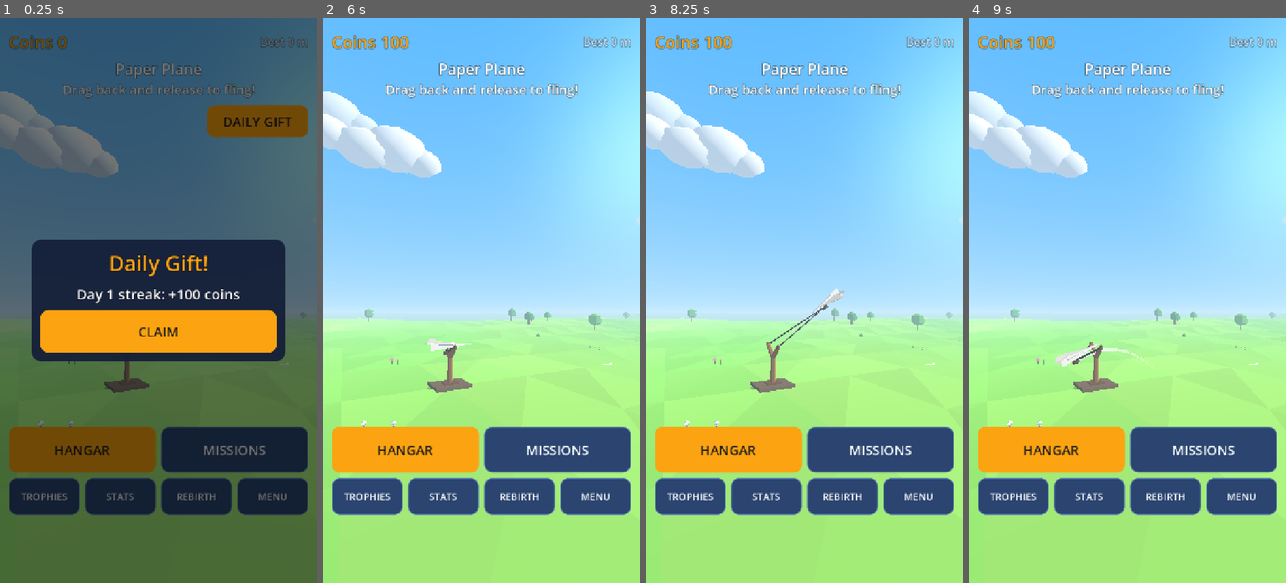
Above: before the commit, frames 1-4 (left to right).
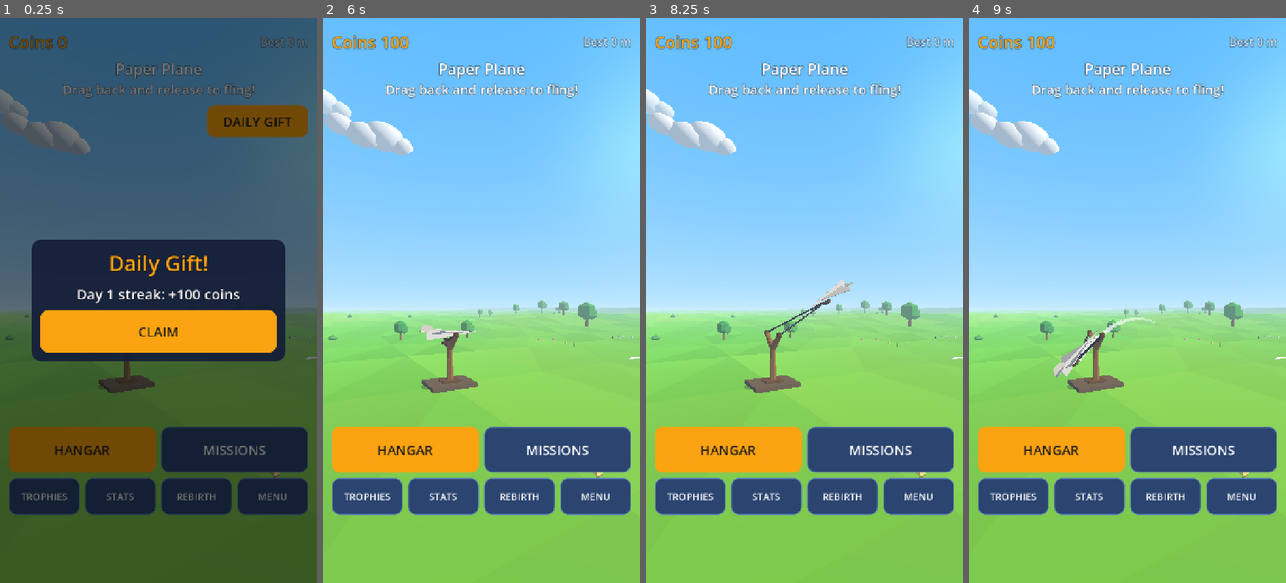
Above: after the commit, the same moments.

Repository: nsumia/sky-fling
Game: Godot game, scene res://scenes/main.tscn
Same seed, same stepped clock (60 frames per second), same inputs: the game is played once before the commit and once after it.
Inputs (mouse positions are in pixels of both pictures, inside the frame that each line leads up to):
- Up to frame 1 (0.25 s): no input
- Up to frame 2 (6 s): click "HANGAR" at 0.5 s; click "MISSIONS" at 1.25 s; click "TROPHIES" at 2 s; click "STATS" at 2.75 s; click "REBIRTH" at 3.5 s; click "DAILY GIFT" at 4.25 s; click "CLAIM" at 5 s; click "GOT IT" at 5.75 s
- Up to frame 3 (8.25 s): click "MENU" at 6.5 s; click "BACK" at 7.25 s; tap Enter at 8 s; move the mouse to (874, 272) at 8.02 s; hold Right from 8.03 s (still down); click (874, 272) at 8.17 s
- Up to frame 4 (9 s): tap Space at 8.27, 8.75 s; release Right at 8.75 s; drag from (1064, 328) to (1111, 413) at 8.77 s

The runs differ from the first frame. In frame 1, 2.4% of the frame differs, in the area x 0-100%, y 12-82%; in frame 2, 38%; in frame 3, 38%, in the area x 0-100%, y 12-100%; in frame 4, 37%.

Commit message:
wip: 3D tests (plane builder, chunk stress, smoke), negatives, shots
Co-Authored-By: Claude Sonnet 5.5 <noreply@anthropic.com>

Diff:
--- a/scripts/game/ents3d.gd
+++ b/scripts/game/ents3d.gd
@@ -17,9 +17,10 @@
 	match tp:
 		World.COIN:
 			# coin on edge, axis along z (faces the camera), rim + inner disc
+			b.frustum(Vector3(0, 0, -0.18), Vector3(0, 0, 0.18), r * 0.8, r * 0.8, Color("ff9f1c"), 14)
+			b.glow = true
+			b.frustum(Vector3(0, 0, -0.2), Vector3(0, 0, 0.2), r * 0.6, r * 0.6, Color("ffe066"), 14)
 			b.glow = false
-			b.frustum(Vector3(0, 0, -0.18), Vector3(0, 0, 0.18), r * 0.8, r * 0.8, Color("ffc933"), 14)
-			b.frustum(Vector3(0, 0, -0.2), Vector3(0, 0, 0.2), r * 0.55, r * 0.55, Color("ffe27a"), 14)
 			_mi(n, b)
 		World.FUEL:
 			b.box(Vector3(0, 0, 0), Vector3(r * 1.1, r * 1.4, r * 0.8), Color("e63946"))
--- a/scripts/game/mesh_builder.gd
+++ b/scripts/game/mesh_builder.gd
@@ -29,6 +29,11 @@
 		_glow.shading_mode = BaseMaterial3D.SHADING_MODE_UNSHADED
 		_glow.cull_mode = BaseMaterial3D.CULL_DISABLED
 	return _glow
+
+## drop the shared materials (tests call this before quitting so the renderer reports no leaked RIDs)
+static func release_statics() -> void:
+	_solid = null
+	_glow = null
 
 func is_empty() -> bool:
 	return vs.is_empty() and gvs.is_empty()
--- a/scripts/game/terrain3d.gd
+++ b/scripts/game/terrain3d.gd
@@ -5,14 +5,14 @@
 const MB = preload("res://scripts/game/mesh_builder.gd")
 const TCH := 80.0
 const XS := 8.0
-const ZS := [-130.0, -92.0, -64.0, -44.0, -30.0, -19.0, -10.0, 0.0, 10.0, 19.0, 30.0, 44.0, 64.0, 92.0, 130.0]
+const ZS := [-640.0, -400.0, -250.0, -165.0, -112.0, -78.0, -54.0, -35.0, -22.0, -12.0, 0.0, 12.0, 22.0, 35.0, 54.0, 78.0, 112.0, 165.0, 250.0, 400.0, 640.0]
 const AMP := [3.5, 11.0, 1.5, 7.0, 32.0, 17.0]
 const BASE := [0.0, 0.0, -2.6, 0.0, 0.0, 0.0]
 const CORR := [0.0, 0.0, -0.35, 0.0, 0.0, 0.0]
 const RIDGE := [0.0, 0.1, 0.0, 0.0, 1.0, 0.7]
 const DUNE := [0.0, 0.0, 0.0, 1.0, 0.0, 0.0]
-const COL_A := [Color("7ed957"), Color("5cbf4f"), Color("ecd9a0"), Color("f2c474"), Color("8e939e"), Color("e9f3fb")]
-const COL_B := [Color("a6e86a"), Color("3f9f4d"), Color("3fb0c8"), Color("dba24f"), Color("636b78"), Color("c4d8ea")]
+const COL_A := [Color("62c43c"), Color("3fae48"), Color("f0d890"), Color("f0b45a"), Color("8a8f9c"), Color("e4f0fa")]
+const COL_B := [Color("8fd94a"), Color("2f8f45"), Color("2a9ec0"), Color("d79a42"), Color("5d6573"), Color("b4cbe2")]
 
 static func chain(arr: Array, x: float) -> float:
 	var v: float = arr[0]
--- a/scripts/game/view3d.gd
+++ b/scripts/game/view3d.gd
@@ -10,8 +10,8 @@
 const Ents3D = preload("res://scripts/game/ents3d.gd")
 
 const SLING_P := Vector3(0.0, 3.0, 0.0)           # plane start = pouch rest position
-const LAUNCH_POS := Vector3(-8.0, 6.2, 21.0)
-const LAUNCH_LOOK := Vector3(3.0, 7.2, 0.0)
+const LAUNCH_POS := Vector3(-6.5, 5.0, 16.5)
+const LAUNCH_LOOK := Vector3(2.4, 5.6, 0.0)
 const FOV := 62.0
 const SKY_SHADER := """
 shader_type spatial;
@@ -31,7 +31,7 @@
 	float h = d.y;
 	vec3 col = h > 0.0 ? mix(hor_c, top_c, pow(clamp(h, 0.0, 1.0), 0.55)) : mix(hor_c, bot_c, pow(clamp(-h, 0.0, 1.0), 0.5));
 	float s = max(dot(d, normalize(sun_dir)), 0.0);
-	col += vec3(1.0, 0.93, 0.75) * (smoothstep(0.9988, 0.9996, s) * 1.6 + pow(s, 24.0) * 0.2) * sun_amt;
+	col += vec3(1.0, 0.93, 0.75) * (smoothstep(0.9992, 0.9997, s) * 1.4 + pow(s, 40.0) * 0.12) * sun_amt;
 	if (star_amt > 0.01) {
 		vec3 p = d * 150.0;
 		vec3 id = floor(p);
@@ -48,7 +48,7 @@
 		vec3 pc = mix(vec3(0.82, 0.40, 0.18), vec3(0.97, 0.72, 0.42), 0.5 + 0.5 * sin(d.y * 55.0 + d.x * 7.0));
 		float lit = 0.45 + 0.55 * clamp(dot(d - pd, vec3(-0.55, 0.7, 0.3)) * 18.0 + 0.5, 0.0, 1.0);
 		col = mix(col, pc * lit, disc * planet_amt);
-		col += vec3(0.4, 0.6, 1.0) * rim * 0.7 * planet_amt;
+		col += vec3(0.4, 0.6, 1.0) * rim * 0.45 * planet_amt;
 	}
 	ALBEDO = col;
 }
@@ -121,7 +121,7 @@
 	env.background_color = Color("5ec0ff")
 	env.ambient_light_source = Environment.AMBIENT_SOURCE_COLOR
 	env.ambient_light_color = Color(0.72, 0.78, 0.9)
-	env.ambient_light_energy = 0.75
+	env.ambient_light_energy = 0.55
 	env.fog_enabled = true
 	env.fog_light_color = Color("cdeeff")
 	env.fog_density = 0.004
@@ -130,7 +130,7 @@
 	add_child(we)
 	sun = DirectionalLight3D.new()
 	sun.light_color = Color(1.0, 0.96, 0.88)
-	sun.light_energy = 1.25
+	sun.light_energy = 1.1
 	sun.shadow_enabled = false
 	add_child(sun)
 	sun.look_at_from_position(Vector3.ZERO, Vector3(-0.55, -0.6, -0.5))
@@ -174,10 +174,10 @@
 	# water
 	water = MeshInstance3D.new()
 	var pm := PlaneMesh.new()
-	pm.size = Vector2(1800.0, 700.0)
+	pm.size = Vector2(1800.0, 1400.0)
 	water.mesh = pm
 	var wm := StandardMaterial3D.new()
-	wm.albedo_color = Color(0.16, 0.62, 0.92, 0.72)
+	wm.albedo_color = Color(0.08, 0.5, 0.92, 0.8)
 	wm.transparency = BaseMaterial3D.TRANSPARENCY_ALPHA
 	wm.roughness = 0.12
 	wm.metallic_specular = 0.9
@@ -449,9 +449,10 @@
 	_look(cam_pos, cam_look)
 
 func _update_camera_flight(dt: float, f, sp: float, first: bool) -> void:
-	var back := 11.0 + sp * 0.17
-	var side := 11.5 + sp * 0.2
-	var rise := 2.6 + sp * 0.05
+	var spc := minf(sp, 60.0)
+	var back := 8.5 + spc * 0.08
+	var side := 9.5 + spc * 0.1
+	var rise := 2.4 + spc * 0.03
 	var want := Vector3(f.x - back, maxf(2.2, f.y + rise), side)
 	var look := Vector3(f.x + 7.0 + sp * 0.14, f.y + 0.4, 0.0)
 	var k := minf(1.0, dt * (4.5 if not first else 1.5))
@@ -569,7 +570,7 @@
 
 func _sync_chunks(px: float, py: float, force_all: bool) -> void:
 	var ci := floori(px / Terrain3D.TCH)
-	var ahead := 5 + clampi(int(py / 150.0), 0, 4)
+	var ahead := 6 + clampi(int(py / 150.0), 0, 4)
 	var lo := ci - 1
 	var hi := ci + ahead
 	for idx in chunks.keys():
@@ -606,7 +607,7 @@
 		chunks_built += 1
 	# far fog hides the chunk edge: density follows the visible distance
 	var vis := float(ahead + 1) * Terrain3D.TCH
-	env.fog_density = 2.3 / vis
+	env.fog_density = 1.7 / vis
 
 func _acquire(tp: int, r: float) -> Node3D:
 	var arr: Array = ent_pool.get(tp, [])
@@ -744,7 +745,7 @@
 					continue
 				var cx := (float(gx) + _hash3(gx, gy, gz + 20)) * 70.0
 				var cz := -28.0 - float(gz) * 45.0 - _hash3(gx, gy, gz + 60) * 30.0
-				var big := 9.0 + _hash3(gx, gy, gz + 80) * 9.0
+				var big := 5.0 + _hash3(gx, gy, gz + 80) * 6.0
 				for k in 4:
 					var ox := (float(k) - 1.5) * big * 0.9 + _hash3(gx, gy + k, gz) * 3.0
 					var oy := (0.4 if k % 2 == 0 else 0.0) * big * 0.5
@@ -800,14 +801,14 @@
 		dome_mat.set_shader_parameter("planet_amt", clampf((a2 - 0.35) * 2.0, 0.0, 1.0))
 		var amb := Color(0.74, 0.8, 0.92).lerp(Color(0.32, 0.34, 0.5), a2)
 		env.ambient_light_color = amb
-		env.ambient_light_energy = 0.78
+		env.ambient_light_energy = 0.55
 		env.fog_density *= (1.0 - a2)
-		sun.light_energy = lerpf(1.25, 1.5, a2)
+		sun.light_energy = lerpf(1.1, 1.5, a2)
 		sun.light_color = Color(1.0, 0.96, 0.88).lerp(Color(0.9, 0.92, 1.0), a2)
 	env.fog_light_color = bot
 	dome_mat.set_shader_parameter("top_c", top)
 	dome_mat.set_shader_parameter("hor_c", bot)
-	dome_mat.set_shader_parameter("bot_c", bot.lerp(gcol, 0.45).darkened(0.1) if mode != "hangar" else Color("0b0c22"))
+	dome_mat.set_shader_parameter("bot_c", bot.lerp(gcol, 0.45 * (1.0 - a1)).darkened(0.1) if mode != "hangar" else Color("0b0c22"))
 
 func stats() -> Dictionary:
 	return {"chunks": chunks.size(), "built": chunks_built, "freed": chunks_freed, "pool": chunk_pool.size(), "ents": ents.size(),
--- a/tests/base.gd
+++ b/tests/base.gd
@@ -11,6 +11,10 @@
 		print("FAIL: ", name, " ", info)
 
 func finish(tag: String) -> void:
+	# free the scene and shared resources first so the renderer does not report leaked RIDs at exit
+	for c in root.get_children():
+		c.free()
+	load("res://scripts/game/mesh_builder.gd").release_statics()
 	print("== %d passed, %d failed ==" % [passed, failed])
 	if failed == 0:
 		print(tag, " OK")
--- /dev/null
+++ b/tests/chunks.gd
@@ -0,0 +1,77 @@
+extends "res://tests/base.gd"
+## Chunk / node stress: fly 20 km through the real 3D view (terrain chunks, pickups, clouds). Node and object counts must stay
+## bounded (no leak), chunks must be freed again, and the chase camera must keep following the plane the whole way.
+const Cfg = preload("res://scripts/core/cfg.gd")
+const Flight = preload("res://scripts/game/../core/flight.gd")
+var m
+
+func _initialize() -> void:
+	run.call_deferred()
+
+func run() -> void:
+	m = load("res://scenes/main.tscn").instantiate()
+	root.add_child(m)
+	await process_frame
+	await process_frame
+	m._close_modal()
+	m.start_flight(1.0, 0.7)
+	var f = m.flight
+	f.fuel = 1e9
+	var wv = m.wv
+	var v3 = m.v3
+	var nodes0 := 0
+	var nodes_mid := 0
+	var objs0 := 0
+	var max_nodes := 0
+	var max_chunks := 0
+	var max_ents := 0
+	var max_ent_pool := 0
+	var max_lag := 0.0
+	var off_screen := 0
+	var checks := 0
+	var step := 1.6
+	var n := int(20000.0 / step)
+	var t0 := Time.get_ticks_msec()
+	for i in n:
+		f.x = float(i) * step
+		f.y = minf(3400.0, 3.0 + f.x * 0.17 + 25.0 * sin(f.x * 0.01))
+		f.vx = step * 60.0
+		f.vy = 0.0
+		f.th = 0.05
+		f.t += 1.0 / 60.0
+		f.on_ground = false
+		wv.update_cam(1.0 / 60.0)
+		var st: Dictionary = v3.stats()
+		max_chunks = maxi(max_chunks, st["chunks"])
+		max_ents = maxi(max_ents, st["ents"])
+		max_ent_pool = maxi(max_ent_pool, st["ent_pool"])
+		var nc: int = get_node_count()
+		if i == n / 2:
+			nodes_mid = nc
+		if i == 200:
+			nodes0 = nc
+			objs0 = int(Performance.get_monitor(Performance.OBJECT_COUNT))
+		if i > 200:
+			max_nodes = maxi(max_nodes, nc)
+		if i > 100 and i % 20 == 0:
+			checks += 1
+			max_lag = maxf(max_lag, absf(v3.cam.global_position.x - f.x))
+			var sp: Vector2 = v3.project(Vector3(f.x, f.y, 0.0), v3.view_size)
+			if sp.x < 0.0 or sp.y < 0.0 or sp.x > v3.view_size.x or sp.y > v3.view_size.y:
+				off_screen += 1
+	var ms := Time.get_ticks_msec() - t0
+	var st2: Dictionary = v3.stats()
+	var objs1 := int(Performance.get_monitor(Performance.OBJECT_COUNT))
+	print("20 km flown in %d simulated steps (%d ms real). chunks built=%d freed=%d live=%d (max %d) pooled=%d" % [n, ms, st2["built"], st2["freed"], st2["chunks"], max_chunks, st2["pool"]])
+	print("nodes: at step 200 = %d, midpoint = %d, max after = %d, final = %d. objects: %d -> %d. pickups live max %d, pooled max %d. cam x-lag max %.1f m, off-screen checks %d/%d" % [nodes0, nodes_mid, max_nodes, get_node_count(), objs0, objs1, max_ents, max_ent_pool, max_lag, off_screen, checks])
+	check("20 km worth of chunks were built (>= 250)", st2["built"] >= 250, str(st2["built"]))
+	check("chunks are freed again (built - live == freed)", st2["built"] - st2["chunks"] == st2["freed"], str(st2))
+	check("live chunks stay bounded (<= 12)", max_chunks <= 12, str(max_chunks))
+	check("chunk pool stays small (<= 6)", st2["pool"] <= 6, str(st2["pool"]))
+	check("node count bounded (max <= start + 150)", max_nodes <= nodes0 + 150, "%d vs %d" % [max_nodes, nodes0])
+	check("no growth in the second half (final <= midpoint + 30): pools are saturated, nothing leaks", get_node_count() <= nodes_mid + 30, "mid %d final %d" % [nodes_mid, get_node_count()])
+	check("object count bounded (<= 1.5x)", objs1 <= int(objs0 * 1.5) + 200, "%d vs %d" % [objs1, objs0])
+	check("pickup nodes bounded (<= 140 live, <= 200 pooled)", max_ents <= 140 and max_ent_pool <= 200, "%d %d" % [max_ents, max_ent_pool])
+	check("chase camera follows the plane for 20 km (x lag < 40 m)", max_lag < 40.0, "%.1f" % max_lag)
+	check("plane stays on screen (all checks)", off_screen == 0, "%d of %d off screen" % [off_screen, checks])
+	finish("CHUNKS")
--- /dev/null
+++ b/tests/plane3d.gd
@@ -0,0 +1,92 @@
+extends "res://tests/base.gd"
+## Plane builder: every part at every level builds its node, the node's mesh differs from the previous level (so each level is
+## visibly different in 3D), every evolution tier has its own silhouette, and the bounding box / vertex budget stay in limits.
+const Cfg = preload("res://scripts/core/cfg.gd")
+const MB = preload("res://scripts/game/mesh_builder.gd")
+const Plane3D = preload("res://scripts/game/plane3d.gd")
+const Sling3D = preload("res://scripts/game/sling3d.gd")
+const ALWAYS := ["body", "wings", "tail"]
+
+func _initialize() -> void:
+	run.call_deferred()
+
+func lv_for(cat: String, n: int, base: int) -> Dictionary:
+	var lv := {}
+	for c in Cfg.CATS:
+		lv[c] = mini(base, int(Cfg.PART[c]["max"]))
+	lv[cat] = n
+	return lv
+
+func tri_count(root: Node3D) -> int:
+	var n := 0
+	for part in Plane3D.PARTS:
+		var mi: MeshInstance3D = root.get_node(part)
+		if mi.mesh != null:
+			for si in mi.mesh.get_surface_count():
+				n += mi.mesh.surface_get_arrays(si)[Mesh.ARRAY_VERTEX].size()
+	return n
+
+func run() -> void:
+	var builds := 0
+	var worst_box := AABB()
+	var max_verts := 0
+	for base in [0, 2, 99]:
+		for cat in Plane3D.PARTS:
+			var mx: int = int(Cfg.PART[cat]["max"])
+			var prev := ""
+			for n in range(0, mx + 1):
+				var root: Node3D = Plane3D.build(lv_for(cat, n, base))
+				builds += 1
+				var node := root.get_node_or_null(cat)
+				var ok_node := node != null
+				var has_mesh: bool = ok_node and (node as MeshInstance3D).mesh != null
+				var want_mesh: bool = n > 0 or cat in ALWAYS
+				if not (ok_node and has_mesh == want_mesh):
+					check("part node '%s' L%d (base %d) exists, mesh present == %s" % [cat, n, base, want_mesh], false)
+				var sig := MB.signature(node) if ok_node else ""
+				if n > 0 and sig == prev:
+					check("'%s' level %d differs from level %d (base %d)" % [cat, n, n - 1, base], false, "identical mesh signature")
+				prev = sig
+				var bb := Plane3D.bounds(root)
+				var sz := bb.size
+				if not (sz.x >= 1.5 and sz.x <= 9.0 and sz.y >= 0.2 and sz.y <= 4.5 and sz.z >= 0.4 and sz.z <= 11.0 and is_finite(sz.x + sz.y + sz.z)):
+					check("bounding box ok '%s' L%d base %d" % [cat, n, base], false, str(sz))
+				max_verts = maxi(max_verts, tri_count(root))
+				if sz.length() > worst_box.size.length():
+					worst_box = bb
+				root.free()
+	check("every part x level x baseline built and differs (%d builds)" % builds, failed == 0)
+	print("builds=%d  largest bbox %s  max vertices %d" % [builds, str(worst_box.size), max_verts])
+	check("vertex budget per plane <= 20000", max_verts <= 20000, str(max_verts))
+	# the 7 tiers: silhouettes differ
+	var sigs := {}
+	var body_sigs := {}
+	for t in 7:
+		var lv := {}
+		for c in Cfg.CATS:
+			lv[c] = 0
+		var left: int = Cfg.TIER_MIN[t]
+		while left > 0:
+			for c in Cfg.CATS:
+				if left > 0 and lv[c] < int(Cfg.PART[c]["max"]):
+					lv[c] += 1
+					left -= 1
+		check("levels built for tier %d really are tier %d" % [t, t], Cfg.tier_of(lv) == t)
+		var root: Node3D = Plane3D.build(lv)
+		check("model meta tier %d" % t, root.get_meta("tier") == t)
+		var bb := Plane3D.bounds(root)
+		check("tier %d bbox within limits" % t, bb.size.x >= 1.5 and bb.size.x <= 9.0 and bb.size.z <= 11.0 and bb.size.y <= 4.5, str(bb.size))
+		sigs[MB.signature(root)] = t
+		body_sigs[MB.signature(root.get_node("body"))] = t
+		root.free()
+	check("7 tiers -> 7 different models", sigs.size() == 7)
+	check("7 tiers -> 7 different fuselage meshes", body_sigs.size() == 7)
+	# the slingshot (8th part) changes per level too
+	var prev_s := ""
+	for n in range(0, int(Cfg.PART["sling"]["max"]) + 1):
+		var sl: Node3D = Sling3D.build(n)
+		var sg := MB.signature(sl)
+		check("sling level %d differs from level %d" % [n, n - 1], n == 0 or sg != prev_s)
+		prev_s = sg
+		sl.free()
+	finish("PLANE3D")
--- a/tests/smoke.gd
+++ b/tests/smoke.gd
@@ -1,6 +1,8 @@
 extends "res://tests/base.gd"
 ## Boots the real main scene, drag-launches with input events, flies to the result screen, opens the hangar, buys a part.
 const Cfg = preload("res://scripts/core/cfg.gd")
+const MB = preload("res://scripts/game/mesh_builder.gd")
+const Plane3D = preload("res://scripts/game/plane3d.gd")
 var m
 
 func _initialize() -> void:
@@ -45,6 +47,9 @@
 	root.add_child(m)
 	await frames(3)
 	check("boots into launch state", m.state == "launch")
+	check("3D view is live (Camera3D current, plane + slingshot nodes)", m.v3 != null and m.v3.cam.is_current() and m.v3.plane != null and m.v3.sling != null and m.v3 is Node3D)
+	check("terrain chunks built around the slingshot", m.v3.stats()["chunks"] >= 5, str(m.v3.stats()))
+	check("sling screen point is on screen (3D projection)", m.wv.sling_screen().x > 0.0 and m.wv.sling_screen().y > 0.0 and m.wv.sling_screen().x < m.size.x and m.wv.sling_screen().y < m.size.y, str(m.wv.sling_screen()))
 	check("daily gift popup shown on first run", m.modal != null)
 	var ok_btn = m.modal.find_child("ClaimBtn", true, false)
 	check("claim button exists", ok_btn != null)
@@ -83,9 +88,19 @@
 	check("resume works", not m.paused)
 	# run the flight to the end deterministically by stepping the frame loop
 	var guard := 0
+	var max_lag := 0.0
+	var max_plane_err := 0.0
+	var seen_ents := 0
 	while m.state == "flight" and guard < 20000:
 		m._process(1.0 / 60.0)
 		guard += 1
+		if m.flight != null and m.flight.t > 1.2:
+			max_lag = maxf(max_lag, absf(m.v3.cam.global_position.x - m.flight.x))
+			max_plane_err = maxf(max_plane_err, absf(m.v3.plane.position.x - m.flight.x))
+			seen_ents = maxi(seen_ents, m.v3.stats()["ents"])
+	check("chase camera follows the plane (max x lag < 35 m)", max_lag < 35.0, "lag %.1f" % max_lag)
+	check("3D plane tracks the flight position", max_plane_err < 0.01, "err %.3f" % max_plane_err)
+	check("pickups/hazards are drawn as 3D nodes", seen_ents > 3, str(seen_ents))
 	check("flight reached the result screen", m.state == "result" and m.last_fs.has("dist"), "state=" + m.state)
 	check("result shows distance > 0", m.last_fs["dist"] > 5.0, str(m.last_fs.get("dist")))
 	check("coins paid", m.d["tot"]["flights"] == 1 and m.d["coins"] >= m.last_result["reward"]["total"])
@@ -100,18 +115,23 @@
 	m._refresh_hangar()
 	await frames(2)
 	var before: int = m.d["levels"]["wings"]
+	var wsig0: String = MB.signature(m.v3.plane.get_node("wings"))
 	var coins0: int = m.d["coins"]
 	var buy = m.find_child("Buy_wings", true, false)
 	check("buy button exists and is enabled", buy != null and not buy.disabled)
 	buy.pressed.emit()
 	await frames(2)
 	check("part bought", m.d["levels"]["wings"] == before + 1 and m.d["coins"] < coins0)
+	check("hangar 3D plane is rebuilt: wings node changed after the purchase", MB.signature(m.v3.plane.get_node("wings")) != wsig0)
+	check("hangar shows the 3D stage (world hidden)", m.v3.stage.visible and not m.v3.world.visible)
 	# evolve celebration when the tier rises
 	for c in Cfg.CATS:
 		for k in 2:
 			m._buy_part(c)
 	await frames(2)
 	check("evolved tier + celebration shown", Cfg.tier_of(m.d["levels"]) >= 1 and m.find_child("Celebrate", true, false) != null)
+	check("3D evolved turntable showcase started", m.v3.show_t > 0.0)
+	check("3D plane tier matches the levels", m.v3.plane.get_meta("tier") == Cfg.tier_of(m.d["levels"]))
 	m.find_child("FlyBtn", true, false).pressed.emit()
 	await frames(2)
 	check("back on launch", m.state == "launch")
@@ -151,6 +171,10 @@
 	check("perk shop still there after rebirth", perk != null and not perk.disabled)
 	perk.pressed.emit()
 	await frames(2)
+	await frames(2)
+	var ref_plane: Node3D = Plane3D.build(m.d["levels"])
+	check("3D plane rebuilt after rebirth/perk (matches levels)", MB.signature(m.v3.plane.get_node("wings")) == MB.signature(ref_plane.get_node("wings")))
+	ref_plane.free()
 	check("start perk bought, parts start higher", m.d["perks"]["start"] == 1 and m.d["levels"]["wings"] >= 1 and m.d["levels"]["booster"] >= 1)
 	m.go_back()
 	await frames(2)
Binary file changed: docs/screenshots/evolved.png
Binary file added: docs/screenshots/flight_clouds.png
Binary file added: docs/screenshots/flight_desert.png
Binary file added: docs/screenshots/flight_meadow.png
Binary file added: docs/screenshots/flight_mountains.png
Binary file added: docs/screenshots/flight_sea.png
Binary file added: docs/screenshots/flight_space.png
Binary file added: docs/screenshots/flight_upper.png
Binary file changed: docs/screenshots/hangar.png
Binary file changed: docs/screenshots/launch.png
Binary file changed: docs/screenshots/result.png
Binary file changed: docs/screenshots/trophies.png
(and 2 more such lines)
